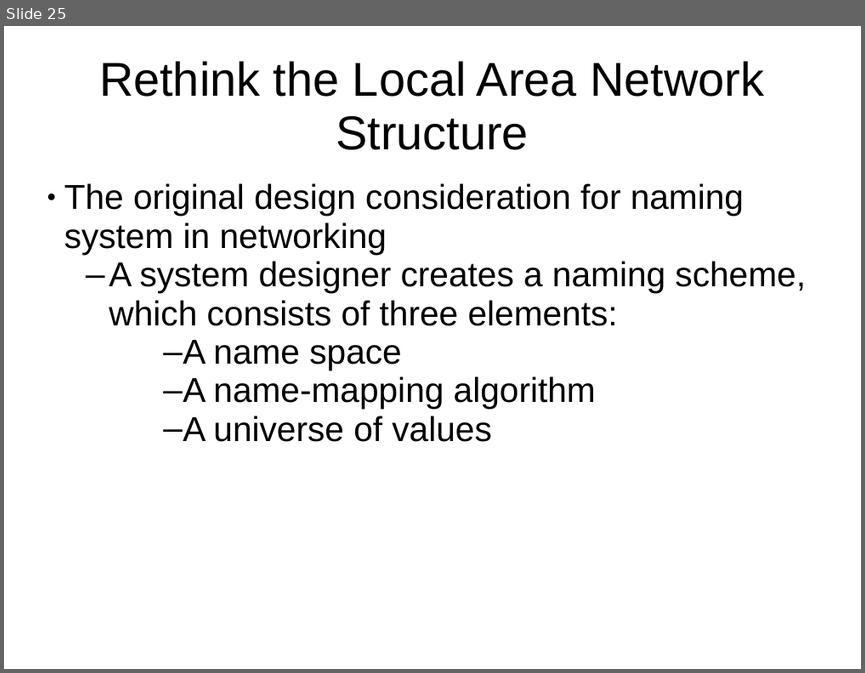
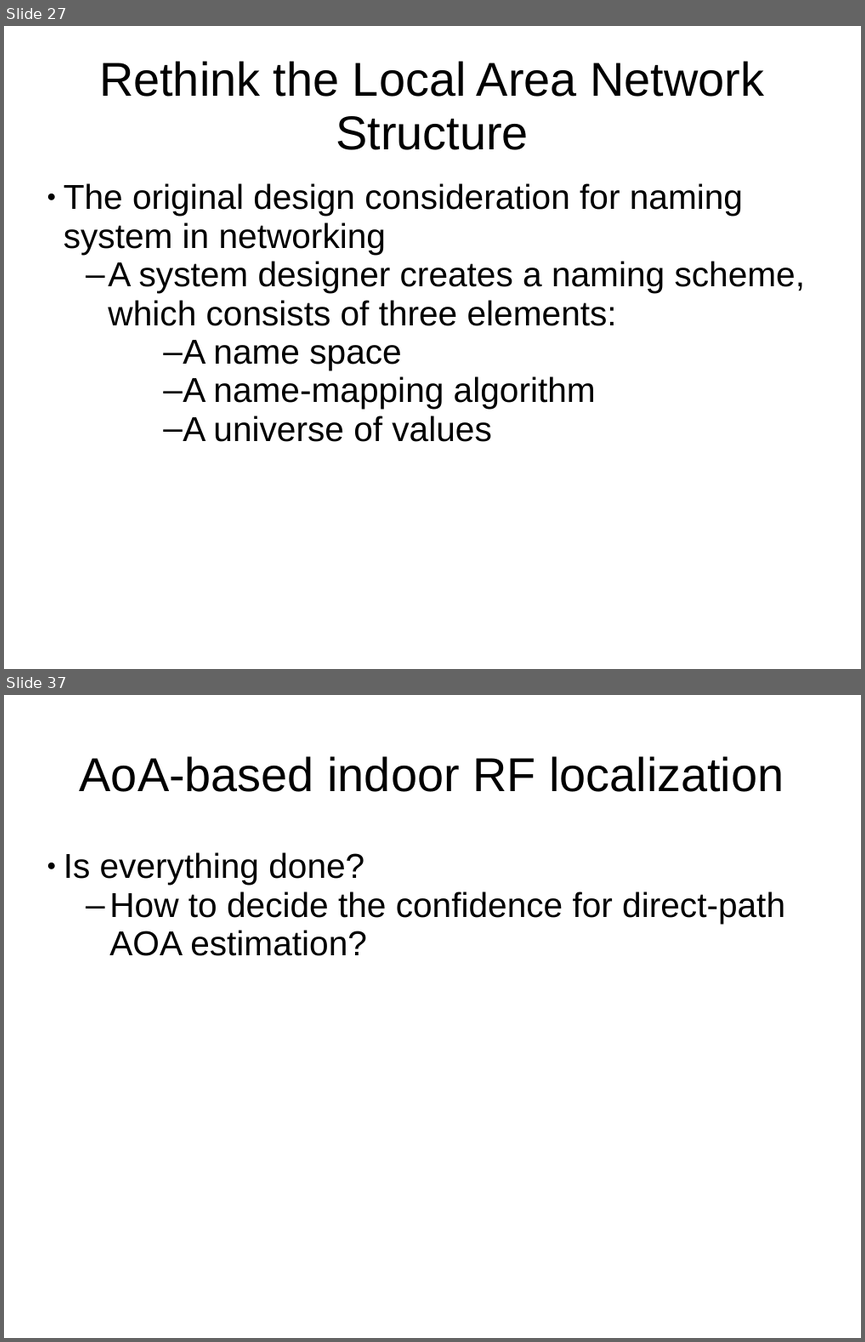
Before and after one commit to HSID/Ubuntu-Desktop, a slide deck: Enhanced-Smart-Home-Assistant.ppt. Shown one above the other, each under a label of ours: slide 25 before the commit, slides 27 and 37 after it; the slides between them are not shown. The pictures are 865x673 and 865x1342 pixels, drawn with LibreOffice and Linux fonts; fonts in the diff are those of the drawing. Boxes give left, top, right and bottom in pixels: in the first picture for what was removed or moved away, otherwise in the second. Text is boxed around its words. In the diff, an @@ line names an element or a change of style, - is before the commit and + after.

```diff
--- a/Enhanced-Smart-Home-Assistant.ppt
+++ b/Enhanced-Smart-Home-Assistant.ppt
@@ slide 37 added at (4,695,861,1338), background #FFFFFF @@
@@ title added at (80,756,783,792), 44 pt, text #000000 @@
+AoA-based indoor RF localization
@@ subtitle added at (64,852,785,956), 32 pt, text #000000 @@
+● Is everything done?
+  – How to decide the confidence for direct-path AOA estimation?
@@ what was slide 25 is now slide 27 @@
```
Also in this commit, not shown: 24 other slides changed, 11 other slides added, 1 other file.
